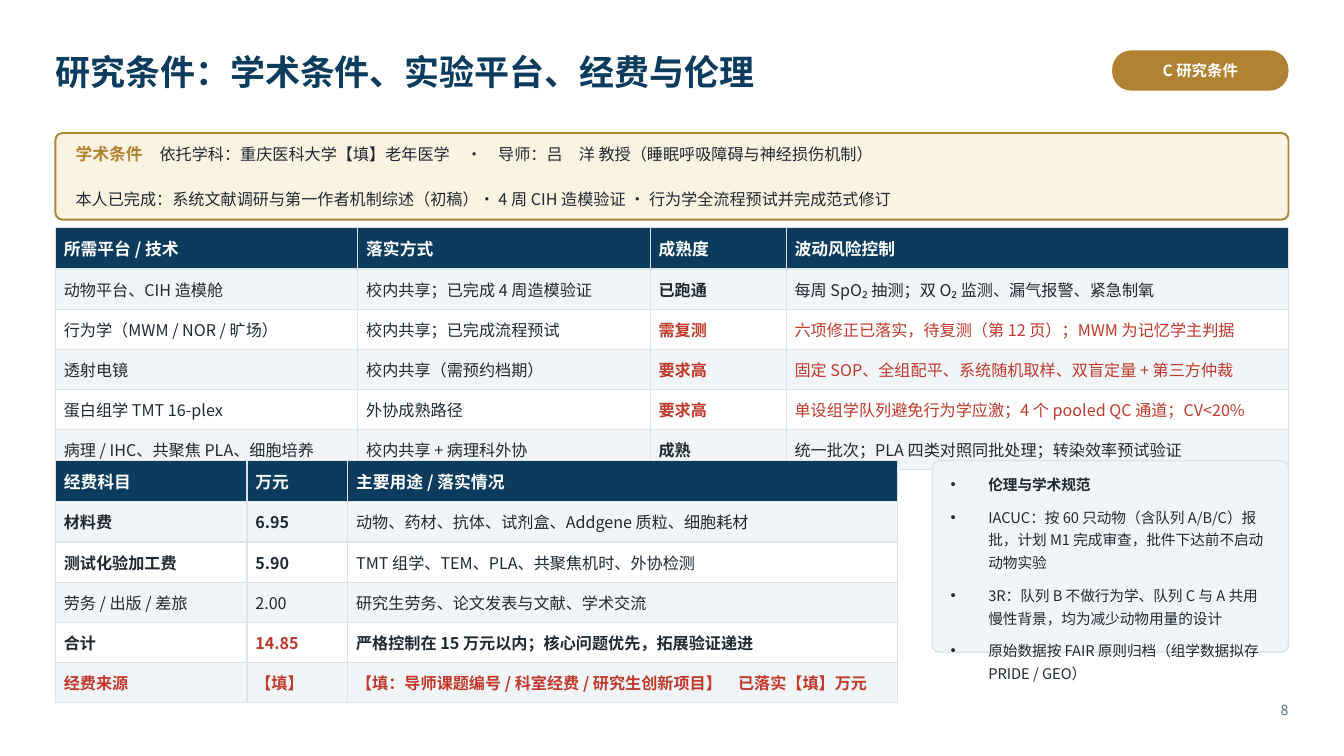
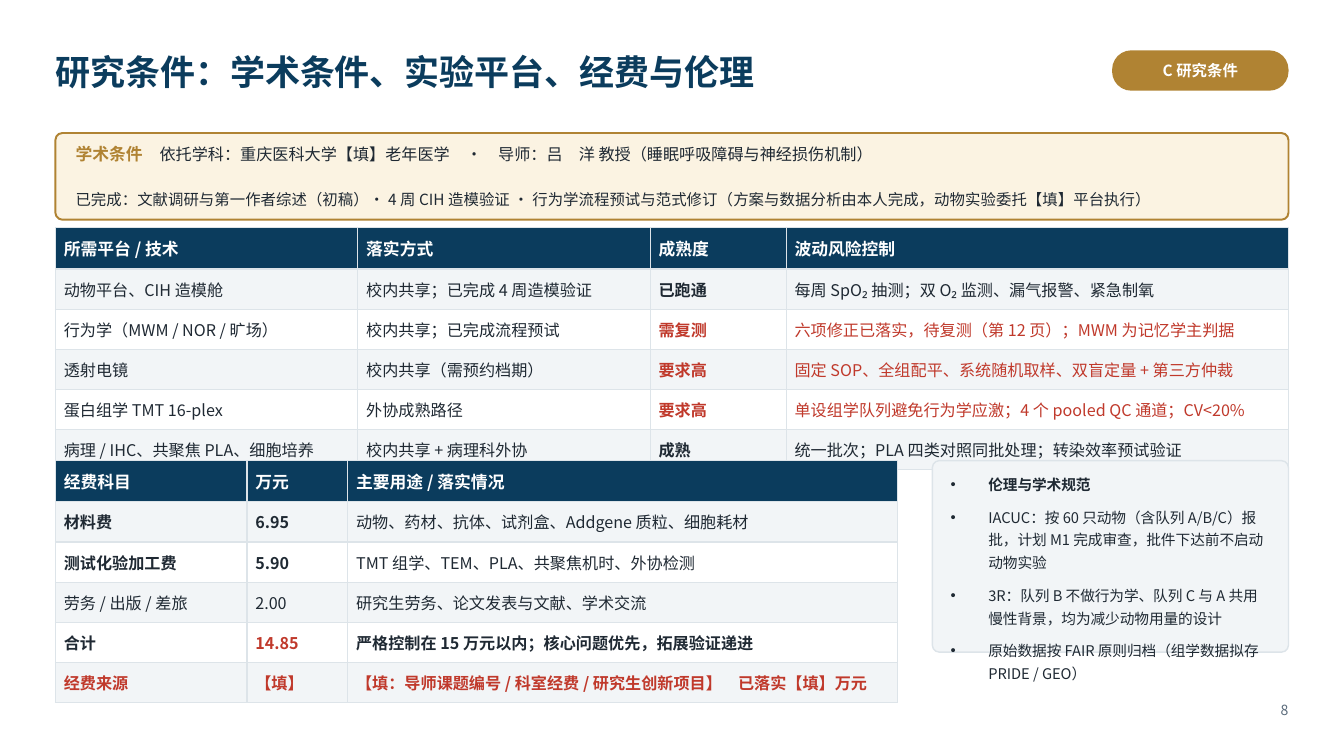
Before and after one commit to xoaiquynhanh17228kk-sketch/test, a slide deck: slide 8 of 开题报告_6分钟版.pptx. Drawn at 1344x756 pixels with LibreOffice and Linux fonts; fonts in the diff are those of the drawing. Boxes give left, top, right and bottom in pixels: in the first picture for what was removed or moved away, otherwise in the second. Text is boxed around its words. In the diff, an @@ line names an element or a change of style, - is before the commit and + after.

```diff
--- a/开题报告_6分钟版.pptx
+++ b/开题报告_6分钟版.pptx
@@ text at box(76, 192, 1150, 207): text changed; size 11.5 to 11 pt @@
-本人已完成：系统文献调研与第一作者机制综述（初稿）· 4 周 CIH 造模验证 · 行为学全流程预试并完成范式修订
+已完成：文献调研与第一作者综述（初稿）· 4 周 CIH 造模验证 · 行为学流程预试与范式修订（方案与数据分析由本人完成，动物实验委托【填】平台执行）
```
Also in this commit, not shown: 5 other slides changed, 3 other files.
